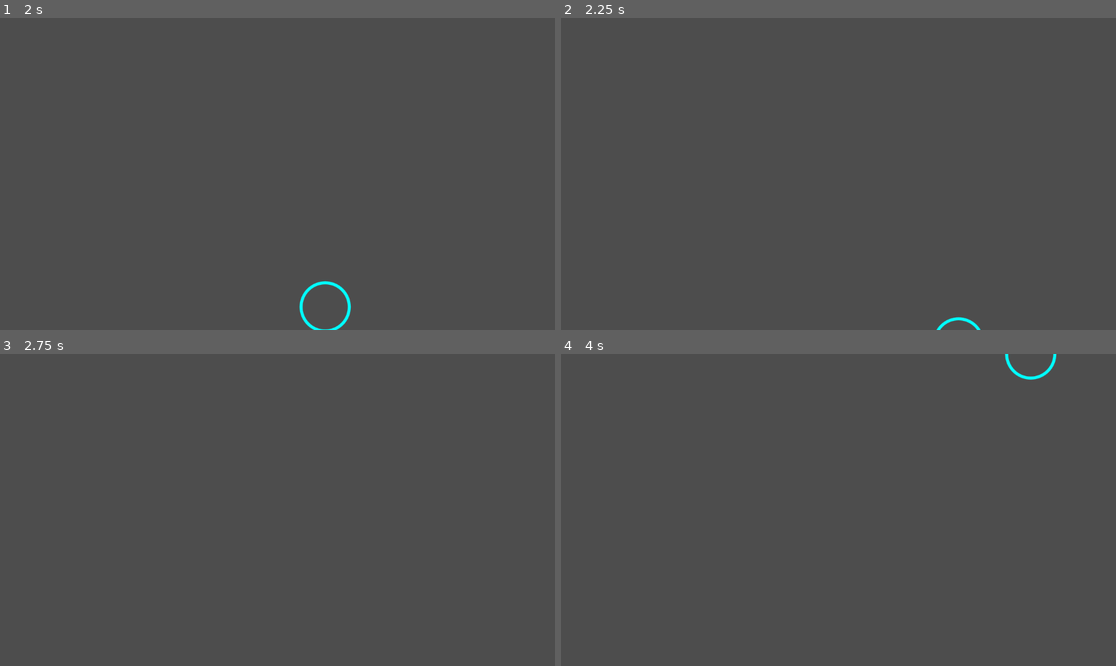
Above: before the commit, frames 1-4 (two rows, left to right).
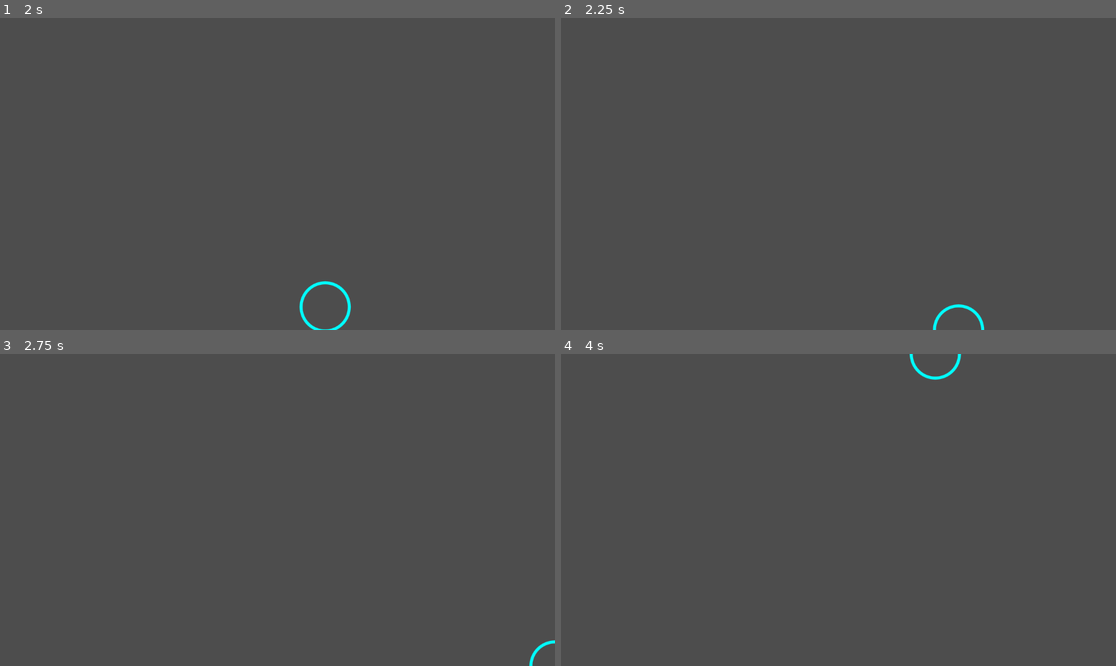
Above: after the commit, the same moments.

Repository: Madhavaprasath23/GGJ25
Game: Godot game, scene res://src/Player/player.tscn
Two runs of this game, one before a commit and one after it. Both use one fixed random seed, a clock stepped at 60 frames per second and the inputs below. The project has no main scene, so this scene is started directly.
Inputs:
- Up to frame 1 (2 s): tap Enter at 0.5 s; hold Right (move_right) 0.53-1.28 s; hold S (move_down) from 1.28 s (still down)
- Up to frame 2 (2.25 s): release S (move_down) at 2.03 s; hold Right (move_right) from 2.03 s (still down)
- Up to frame 3 (2.75 s): keep holding Right (move_right)
- Up to frame 4 (4 s): release Right (move_right) at 2.78 s; hold W (move_up) 2.78-3.53 s; hold Left (move_left) from 3.53 s (still down)

Frame 1 is identical in both runs. In frame 2, 0.3% of the frame differs, in the area x 66-77%, y 91-100%; in frame 3, less than 0.1%; in frame 4, 0.3%, in the area x 62-90%, y 0-9%.

Commit message:
Player global_position clamp

Diff:
--- a/src/Player/player.gd
+++ b/src/Player/player.gd
@@ -5,6 +5,7 @@
 @export var movement_weight: float = 20.0
 
 func _ready() -> void:
+	print(get_viewport_rect().size)
 	pass
 
 func _physics_process(delta: float) -> void:
@@ -13,4 +14,6 @@
 		velocity = lerp(velocity, speed * direction, movement_weight * delta)
 	else:
 		velocity = lerp(velocity, Vector2.ZERO, movement_weight / 2 * delta)
+
 	move_and_slide()
+	global_position = global_position.clamp(Vector2.ZERO, get_viewport_rect().size)
